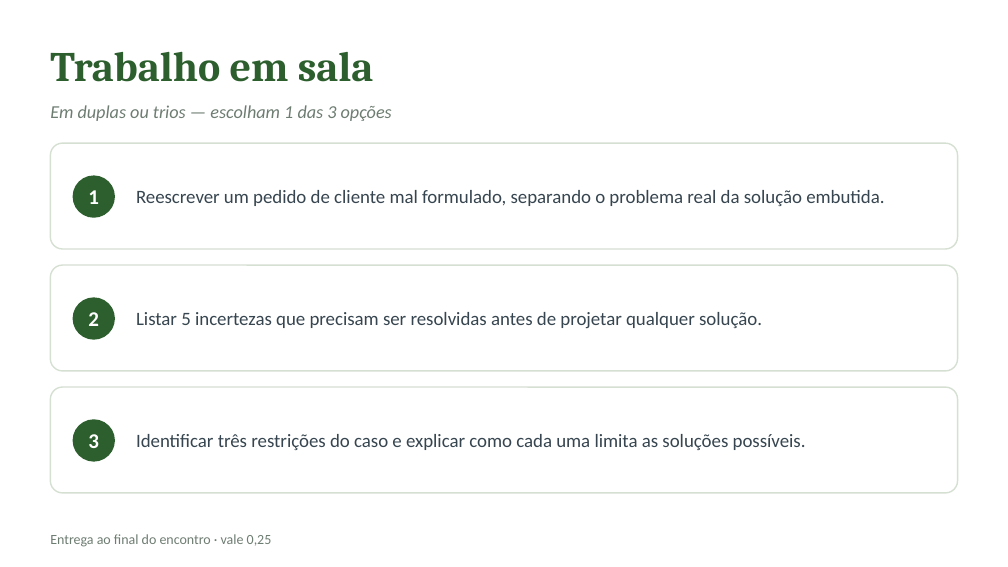
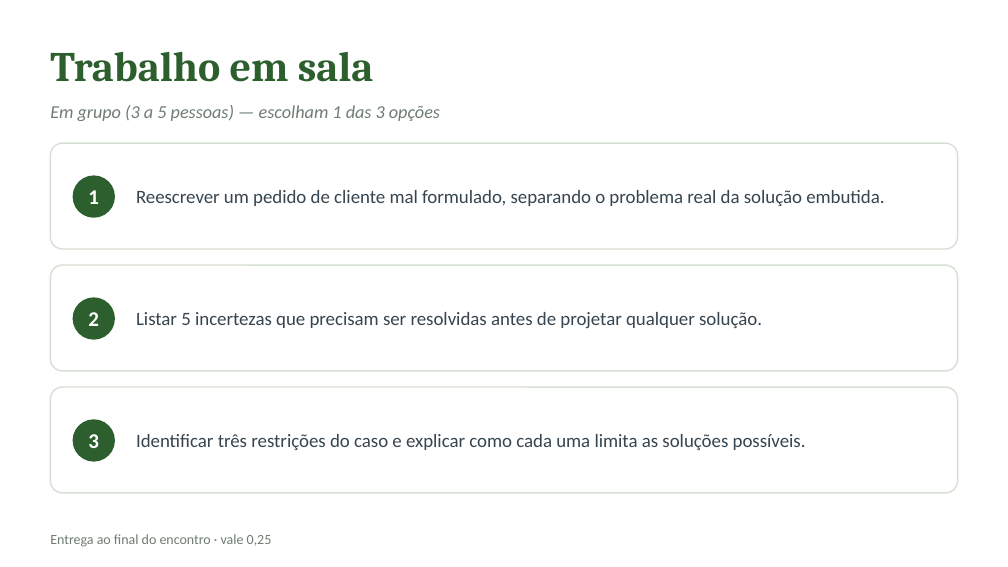
Before and after one commit to CatolicaSC-EngSoft/g1126-analise-projeto-desenvolvimento-agil-alunos, a slide deck: slide 24 of slides/aula-01-abertura-papel-da-analise.pptx. Drawn at 1008x567 pixels with LibreOffice and Linux fonts; fonts in the diff are those of the drawing. Boxes give left, top, right and bottom in pixels: in the first picture for what was removed or moved away, otherwise in the second. Text is boxed around its words. In the diff, an @@ line names an element or a change of style, - is before the commit and + after.

```diff
--- a/slides/aula-01-abertura-papel-da-analise.pptx
+++ b/slides/aula-01-abertura-papel-da-analise.pptx
@@ text at (50, 105, 440, 121): text changed @@
-Em duplas ou trios — escolham 1 das 3 opções
+Em grupo (3 a 5 pessoas) — escolham 1 das 3 opções
```
Also in this commit, not shown: 20 other files.
